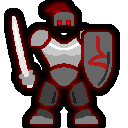
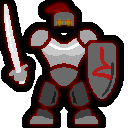
Comparing the layer stacks of the two 128×128 images. Changes:
removed layer "New Layer#8" over box(66, 20, 71, 26)
"New Layer#7": opacity 100% → 50%, painted on it over box(55, 19, 73, 28)
showed "New Layer#5" over box(0, 0, 122, 128)
hid "New Layer#6" over box(5, 0, 119, 128)
hid "shieldemb copy" over box(88, 36, 108, 69)
hid "shield copy" over box(84, 32, 112, 88)
hid "shieldshad copy" over box(81, 29, 115, 91)
showed "shieldemb copy#1" over box(92, 47, 112, 80)
showed "shield copy#1" over box(88, 43, 116, 99)
showed "shieldshad" over box(85, 40, 119, 102)
hid "sword copy#2", opacity 100% → 40% over box(12, 16, 33, 88)
hid "hand2 copy" over box(22, 73, 35, 85)
showed "sword copy#1" over box(4, 4, 28, 84)
showed "hand" over box(14, 69, 27, 81)
hid "face#2", painted on it over box(4, 0, 120, 128)
showed "face#1" over box(0, 0, 124, 128)
